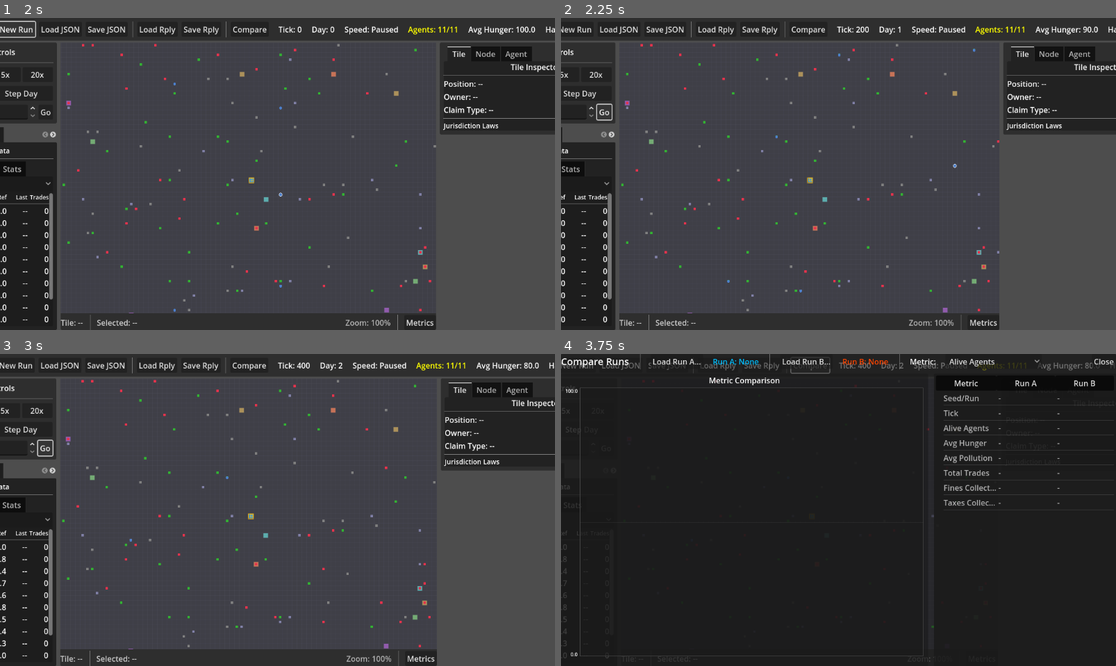
Above: before the commit, frames 1-4 (two rows, left to right).
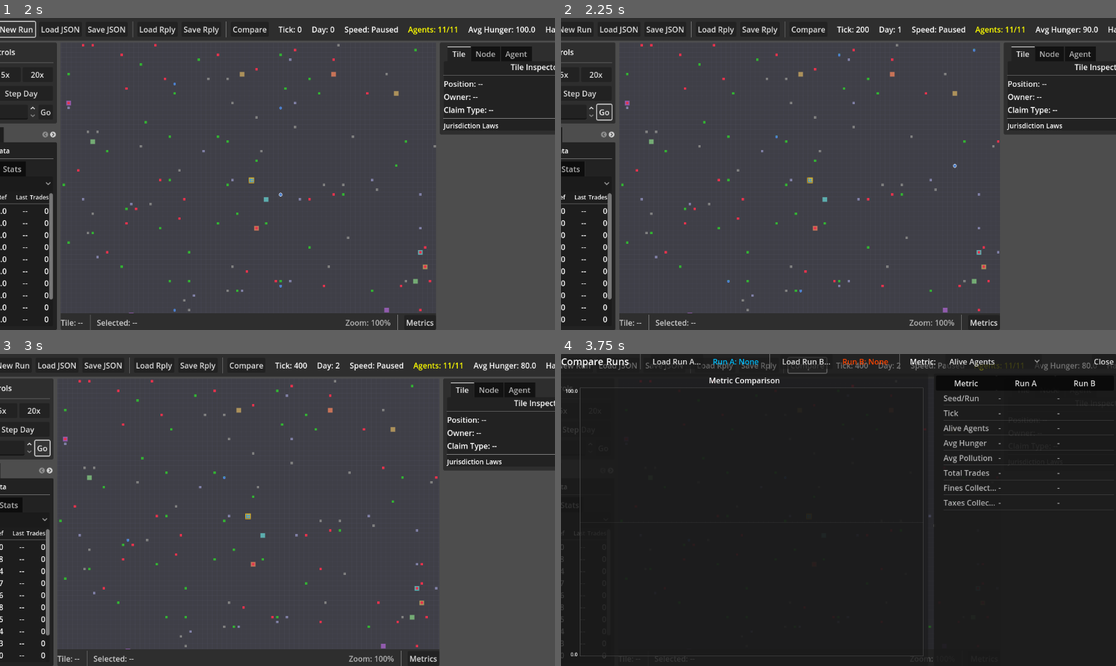
Above: after the commit, the same moments.

Repository: dfrer/societies
Game: Godot game, scene res://viz/visualizer_main.tscn
Two runs of this game, one before a commit and one after it. Both use one fixed random seed, a clock stepped at 60 frames per second and the inputs below.
Inputs:
- Up to frame 1 (2 s): click "New Run" at 0.5 s; click "New Run" at 1.25 s
- Up to frame 2 (2.25 s): click "Go" at 2 s
- Up to frame 3 (3 s): click "Go" at 2.75 s
- Up to frame 4 (3.75 s): click "Compare" at 3.5 s

Frame 1 is identical in both runs. In frame 2, 0.6% of the frame differs, in the area x 62-100%, y 9-100%; in frame 3, 5.0%, in the area x 0-100%, y 1-100%; in frame 4, 0.7%.
Error after the commit: Trying to assign value of type 'Dictionary' to a variable of type 'Array'. (res://sim/sim_state.gd:261)

Commit message:
Store intents by id and prune resolved

Diff:
--- a/sim/sim_state.gd
+++ b/sim/sim_state.gd
@@ -26,7 +26,7 @@
 var recipes: Dictionary = {}
 var recipe_sorted_ids: Array = []
 var events: Array = [] # Array[Dictionary]
-var intents: Array = [] # Array[Dictionary]
+var intents_by_id: Dictionary = {} # intent_id -> Dictionary
 var decision_traces: Array = [] # Array[Dictionary]
 var decision_trace_enabled: bool = false
 var decision_trace_sample_interval: int = 1
@@ -157,7 +157,7 @@
 		"tuning": _sanitize_tuning_for_serialization(tuning),
 		"items": _sanitize_items_for_serialization(items),
 		"recipes": recipes_data,
-		"intents": _sanitize_intents_for_serialization(intents),
+		"intents": _sanitize_intents_for_serialization(intents_by_id),
 		"decision_traces": _sanitize_decision_traces_for_serialization(decision_traces),
 		"next_agent_id": next_agent_id,
 		"next_faction_id": next_faction_id,
@@ -256,9 +256,12 @@
 		result.append(sanitized)
 	return result
 
-func _sanitize_intents_for_serialization(intents_data: Array) -> Array:
+func _sanitize_intents_for_serialization(intents_data: Variant) -> Array:
 	var result := []
-	for intent in intents_data:
+	var source_intents: Array = intents_data
+	if intents_data is Dictionary:
+		source_intents = intents_data.values()
+	for intent in source_intents:
 		result.append({
 			"intent_id": int(intent.get("intent_id", 0)),
 			"agent_id": int(intent.get("agent_id", 0)),
@@ -358,7 +361,12 @@
 	state.next_node_id = int(d.get("next_node_id", 1))
 	state.next_intent_id = int(d.get("next_intent_id", 1))
 	state.events = _sanitize_events_for_deserialization(d.get("events", []))
-	state.intents = state._sanitize_intents_for_serialization(d.get("intents", []))
+	state.intents_by_id = {}
+	var intents_list := state._sanitize_intents_for_serialization(d.get("intents", []))
+	for intent in intents_list:
+		var intent_id := int(intent.get("intent_id", 0))
+		if intent_id > 0:
+			state.intents_by_id[intent_id] = intent
 	state.decision_traces = state._sanitize_decision_traces_for_serialization(d.get("decision_traces", []))
 
 	return state
@@ -453,6 +461,7 @@
 ## Log an event (ring buffer - oldest events removed when exceeding cap)
 const MAX_EVENTS := 500
 const MAX_DECISION_TRACES := 1000
+const INTENT_PRUNE_AGE_TICKS := 500
 
 func log_event(type: String, data: Dictionary) -> void:
 	events.append({
@@ -475,21 +484,30 @@
 		"data": data.duplicate(true)
 	}
 	next_intent_id += 1
-	intents.append(intent)
+	intents_by_id[intent["intent_id"]] = intent
+	_prune_resolved_intents(current_tick)
 	return intent["intent_id"]
 
 func resolve_intent(intent_id: int, status: String, current_tick: int) -> void:
-	for intent in intents:
-		if intent.get("intent_id", -1) == intent_id:
-			intent["status"] = status
-			intent["updated_tick"] = current_tick
-			return
+	var intent: Dictionary = intents_by_id.get(intent_id, {})
+	if intent.is_empty():
+		return
+	intent["status"] = status
+	intent["updated_tick"] = current_tick
+	_prune_resolved_intents(current_tick)
 
 func get_intent(intent_id: int) -> Dictionary:
-	for intent in intents:
-		if intent.get("intent_id", -1) == intent_id:
-			return intent
-	return {}
+	return intents_by_id.get(intent_id, {})
+
+func _prune_resolved_intents(current_tick: int) -> void:
+	var cutoff := current_tick - INTENT_PRUNE_AGE_TICKS
+	var to_remove := []
+	for intent_id in intents_by_id:
+		var intent: Dictionary = intents_by_id[intent_id]
+		if intent.get("status", "active") != "active" and int(intent.get("updated_tick", 0)) <= cutoff:
+			to_remove.append(intent_id)
+	for intent_id in to_remove:
+		intents_by_id.erase(intent_id)
 
 func log_decision_trace(agent_id: int, intent_id: int, intent_type: String,
 		activity_id: int, activity_type: String, action_type: String) -> void:
